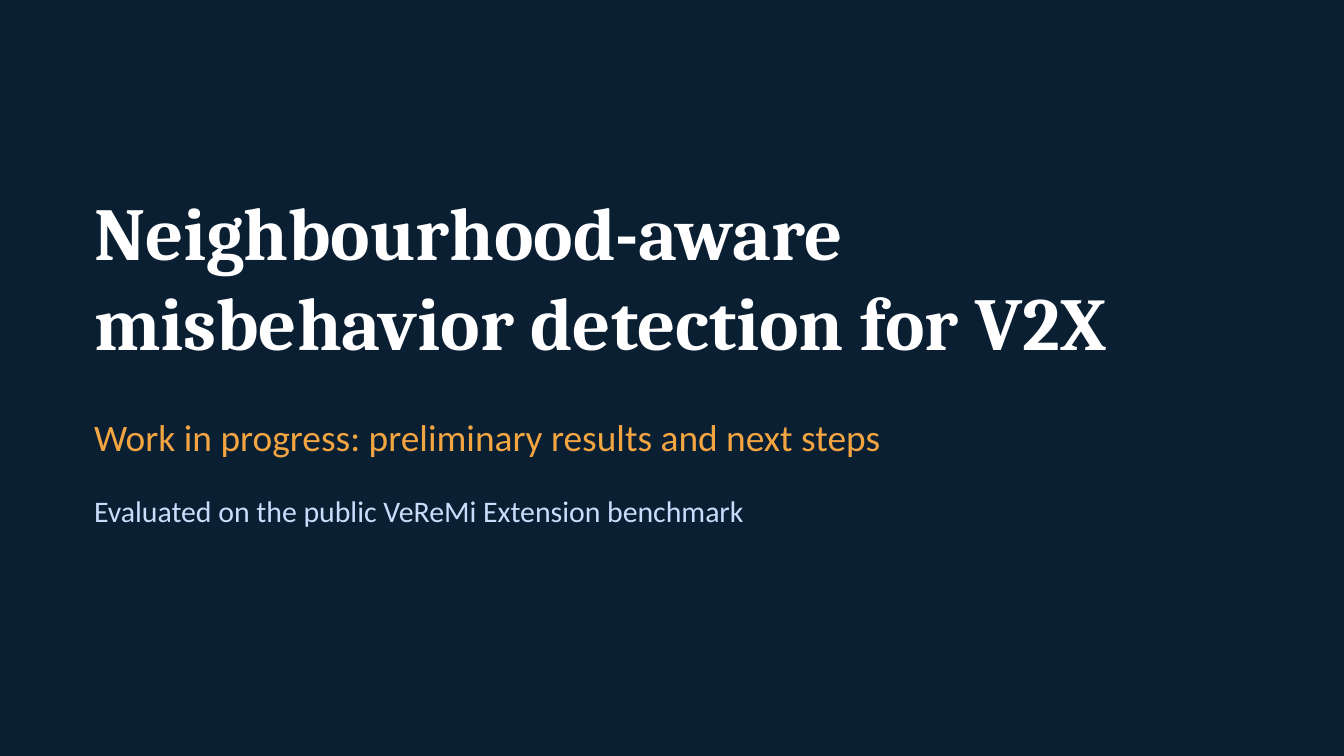
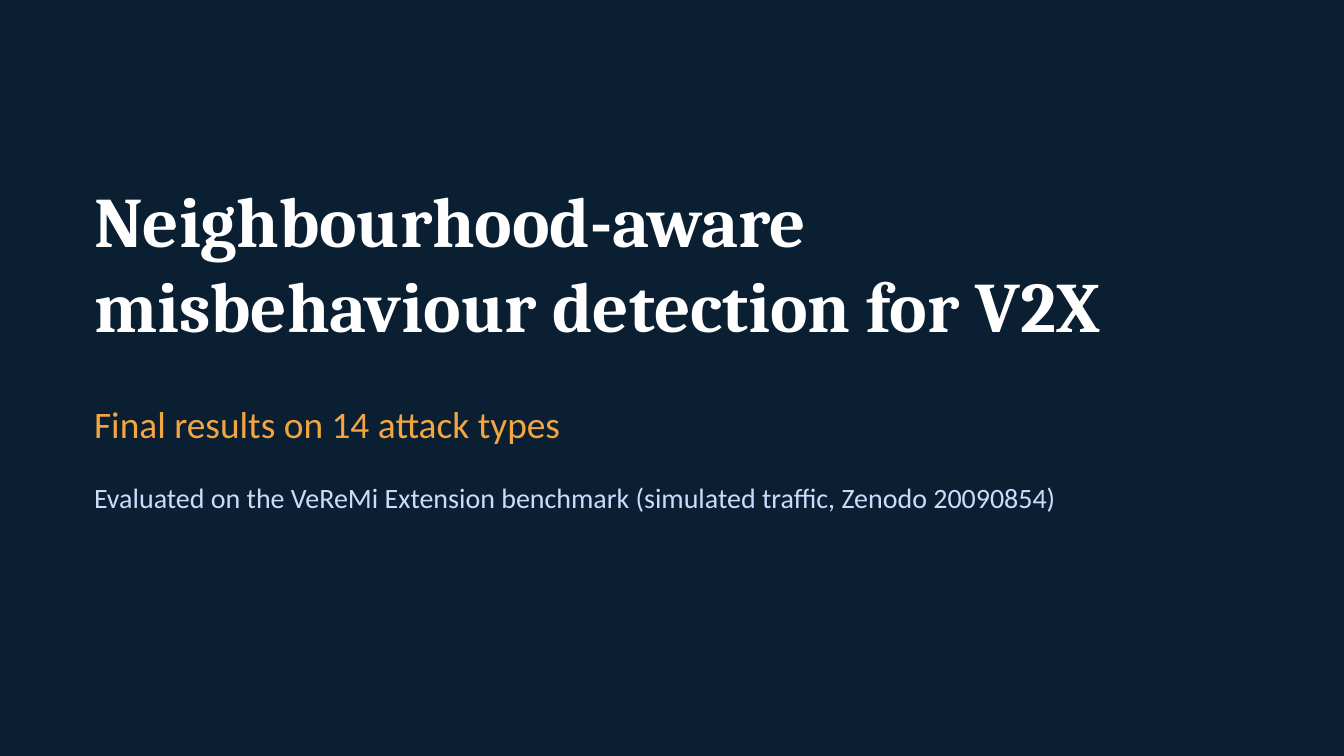
Before and after one commit to ShlokNambiar/Major-Project-, a slide deck: slide 1 of presentation/progress_update.pptx. Drawn at 1344x756 pixels with LibreOffice and Linux fonts; fonts in the diff are those of the drawing. Boxes give left, top, right and bottom in pixels: in the first picture for what was removed or moved away, otherwise in the second. Text is boxed around its words. In the diff, an @@ line names an element or a change of style, - is before the commit and + after.

```diff
--- a/presentation/progress_update.pptx
+++ b/presentation/progress_update.pptx
@@ text at [94,197,1100,333]: text changed; size 40 to 38 pt @@
-Neighbourhood-aware misbehavior detection for V2X
+Neighbourhood-aware misbehaviour detection for V2X
@@ text at [94,412,560,444]: text changed @@
-Work in progress: preliminary results and next steps
+Final results on 14 attack types
@@ text at [94,487,1055,512]: text changed; size 16 to 15 pt @@
-Evaluated on the public VeReMi Extension benchmark
+Evaluated on the VeReMi Extension benchmark (simulated traffic, Zenodo 20090854)
```
Also in this commit, not shown: 4 other slides changed, 4 slides added, 3 slides removed, 14 other files.
